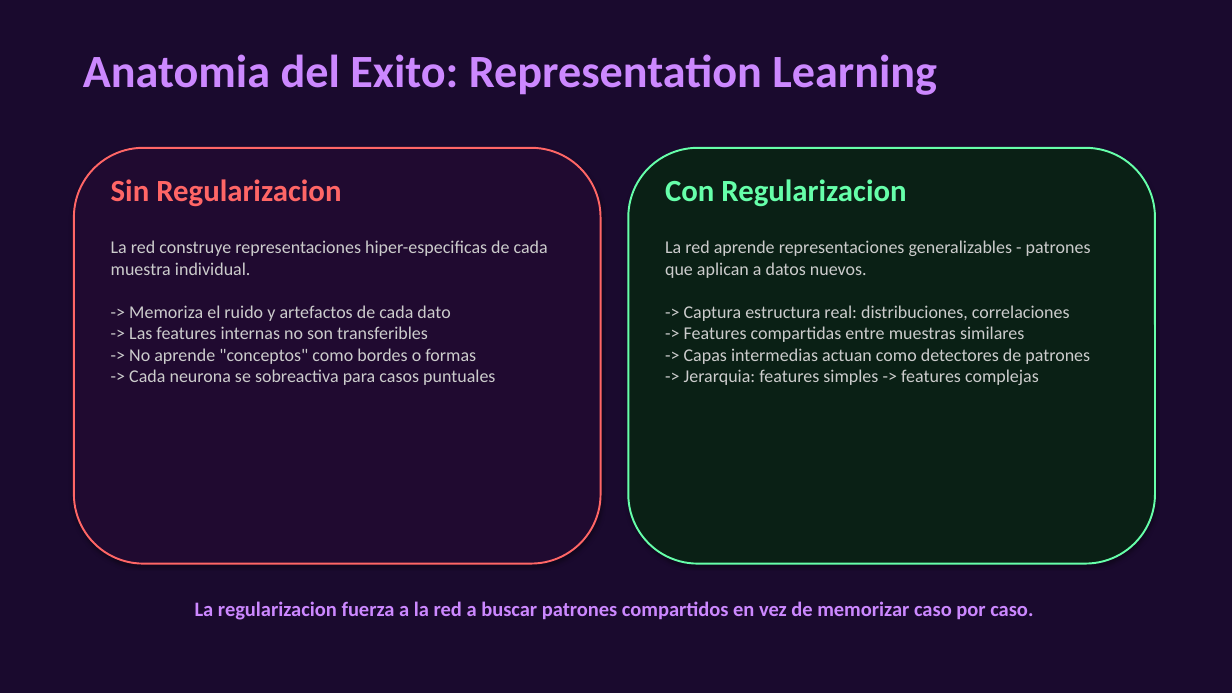
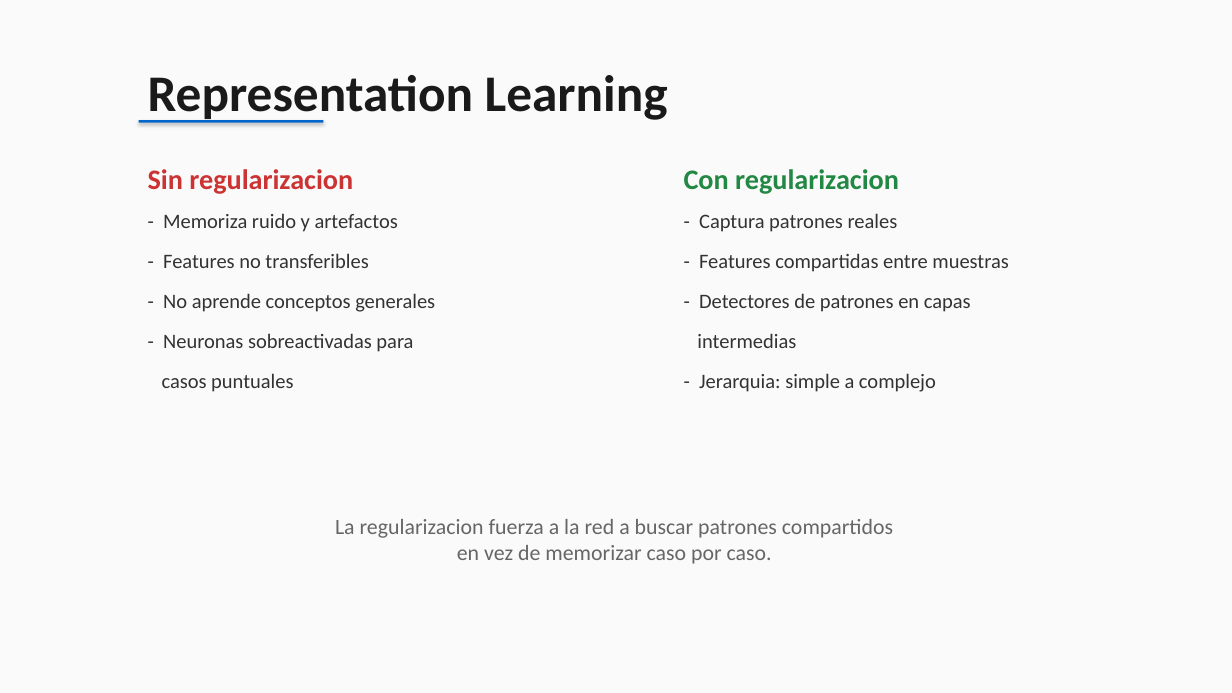
Before and after one commit to Xamplix/proyecto, a slide deck: slide 6 of Grupo7_La_Memoria_de_Pez.pptx. Drawn at 1232x693 pixels with LibreOffice and Linux fonts; fonts in the diff are those of the drawing. Boxes give left, top, right and bottom in pixels: in the first picture for what was removed or moved away, otherwise in the second. Text is boxed around its words. In the diff, an @@ line names an element or a change of style, - is before the commit and + after.

```diff
--- a/Grupo7_La_Memoria_de_Pez.pptx
+++ b/Grupo7_La_Memoria_de_Pez.pptx
@@ background #1A0A2E to #FAFAFA @@
@@ text at (148, 75, 668, 123): text changed; size 36 to 40 pt; text colour #CC88FF to #1A1A1A @@
-Anatomia del Exito: Representation Learning
+Representation Learning
@@ rounded rectangle removed at (74, 148, 601, 564) @@
@@ rectangle added at (139, 120, 323, 123), fill #0066CC @@
@@ rounded rectangle removed at (628, 148, 1155, 564) @@
@@ text at (148, 169, 353, 194): text changed; size 24 to 22 pt; text colour #FF6666 to #CC3333 @@
-Sin Regularizacion
+Sin regularizacion
@@ text at (684, 169, 899, 194): text changed; size 24 to 22 pt; text colour #66FFAA to #228844 @@
-Con Regularizacion
+Con regularizacion
@@ text at (162, 213, 435, 392): text changed; size 14 to 16 pt; text colour #CCCCCC to #333333 @@
-La red construye representaciones hiper-especificas de cada muestra individual.
--> Memoriza el ruido y artefactos de cada dato
--> Las features internas no son transferibles
--> No aprende "conceptos" como bordes o formas
--> Cada neurona se sobreactiva para casos puntuales
+- Memoriza ruido y artefactos
+- Features no transferibles
+- No aprende conceptos generales
+- Neuronas sobreactivadas para
+casos puntuales
@@ text at (697, 213, 1008, 392): text changed; size 14 to 16 pt; text colour #CCCCCC to #333333 @@
-La red aprende representaciones generalizables - patrones que aplican a datos nuevos.
--> Captura estructura real: distribuciones, correlaciones
--> Features compartidas entre muestras similares
--> Capas intermedias actuan como detectores de patrones
--> Jerarquia: features simples -> features complejas
+- Captura patrones reales
+- Features compartidas entre muestras
+- Detectores de patrones en capas
+intermedias
+- Jerarquia: simple a complejo
@@ text "La regularizacion fuerza a la ...": place and size @@
-text "La regularizacion fuerza a la ..." at (195, 601, 1033, 620)
+text "La regularizacion fuerza a la ..." at (335, 519, 893, 564)
@@ text "La regularizacion fuerza a la ..." at (335, 519, 893, 564): size 16 to 17 pt, text colour #CC88FF to #666666, bold off @@
```
Also in this commit, not shown: 8 other slides changed, 1 other file.
